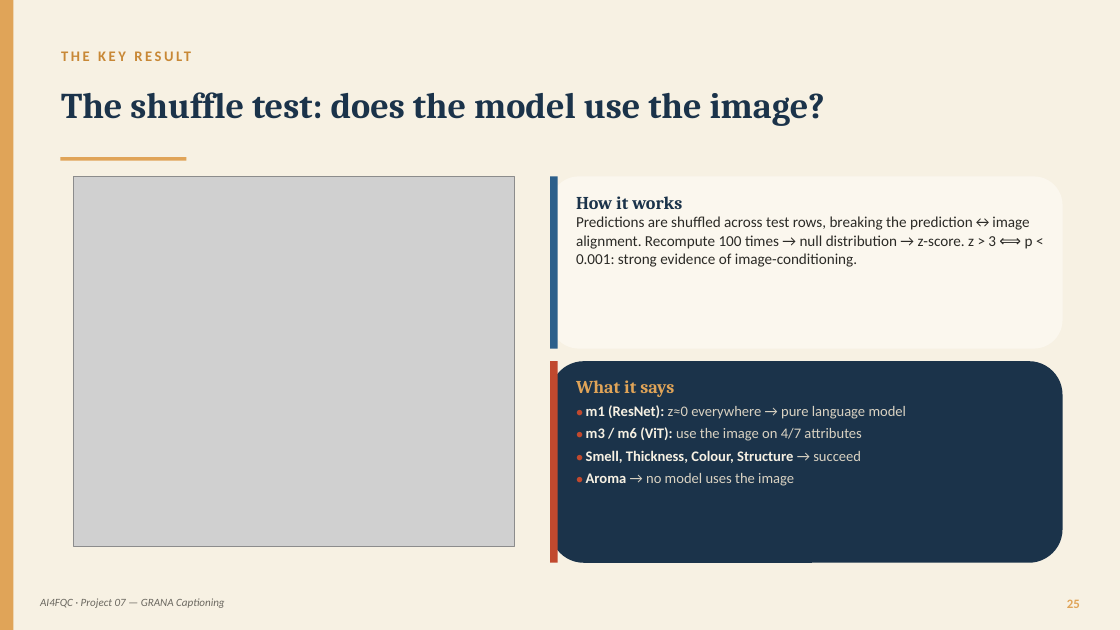
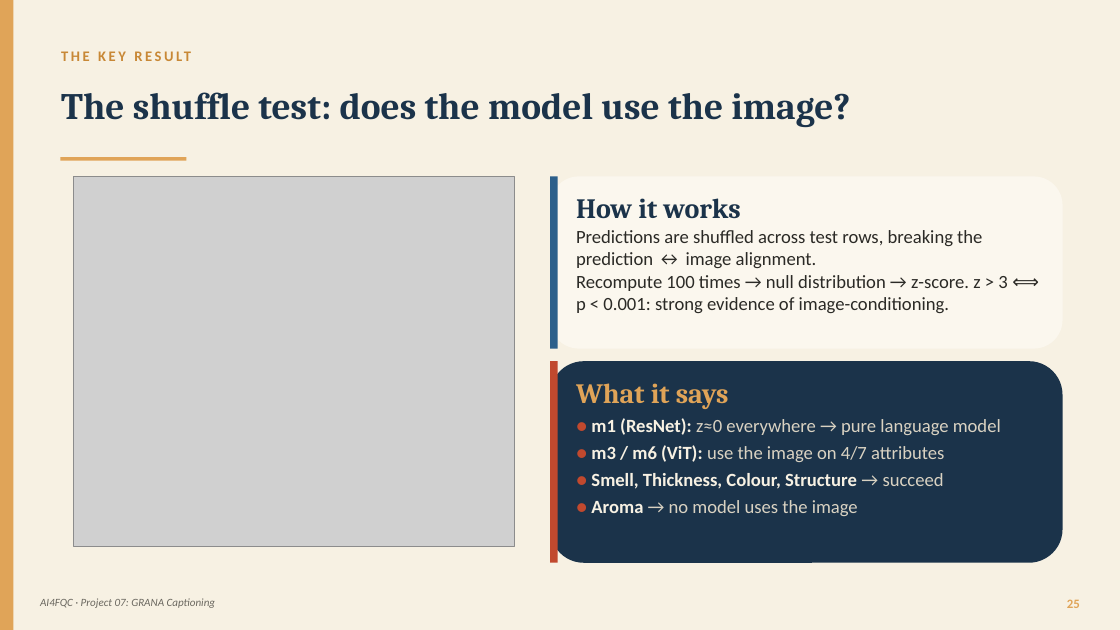
Before and after one commit to panciut/Cheese, a slide deck: slide 25 of presentation/Trentingrana_Captioning_EN.pptx. Drawn at 1120x630 pixels with LibreOffice and Linux fonts; fonts in the diff are those of the drawing; grey boxes stand for pictures. Boxes give left, top, right and bottom in pixels: in the first picture for what was removed or moved away, otherwise in the second. Text is boxed around its words. In the diff, an @@ line names an element or a change of style, - is before the commit and + after.

```diff
--- a/presentation/Trentingrana_Captioning_EN.pptx
+++ b/presentation/Trentingrana_Captioning_EN.pptx
@@ text "The shuffle test: does the ..." at (61,92,850,127): size 31 to 32 pt @@
@@ text at (576,198,741,219): size 15.5 to 24 pt in "How it works" @@
@@ text at (576,230,1007,313): text changed; size 13 to 16 pt @@
-Predictions are shuffled across test rows, breaking the prediction↔image alignment. Recompute 100 times → null distribution → z-score. z > 3 ⟺ p < 0.001: strong evidence of image-conditioning.
+Predictions are shuffled across test rows, breaking the prediction ↔ image alignment.
+Recompute 100 times → null distribution → z-score. z > 3 ⟺ p < 0.001: strong evidence of image-conditioning.
@@ text "What it says" at (576,383,1001,516): size 15.5 to 24 pt in "What it says"; size 10 to 16 pt in "●", "●", "●", "●"; size 12.5 to 16 pt @@
@@ text at (40,598,216,608): text changed @@
-AI4FQC · Project 07 — GRANA Captioning
+AI4FQC · Project 07: GRANA Captioning
```
Also in this commit, not shown: 29 other slides changed, 1 other file.
